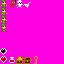
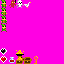
Layered file, before and after one edit (w=64, h=64). Changes by layer:
painted on "tileset3.png" over [16, 50, 24, 56]
